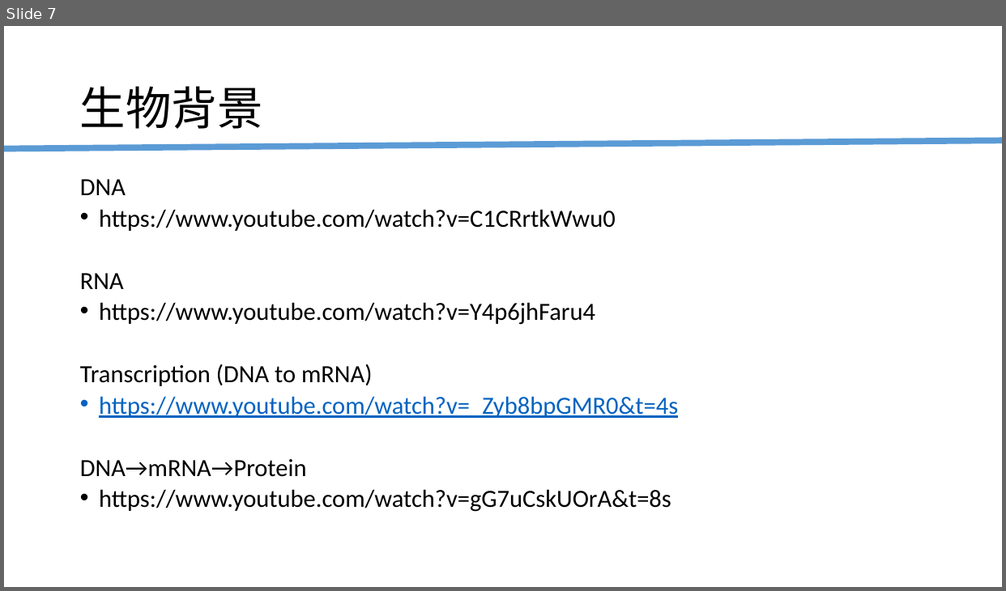
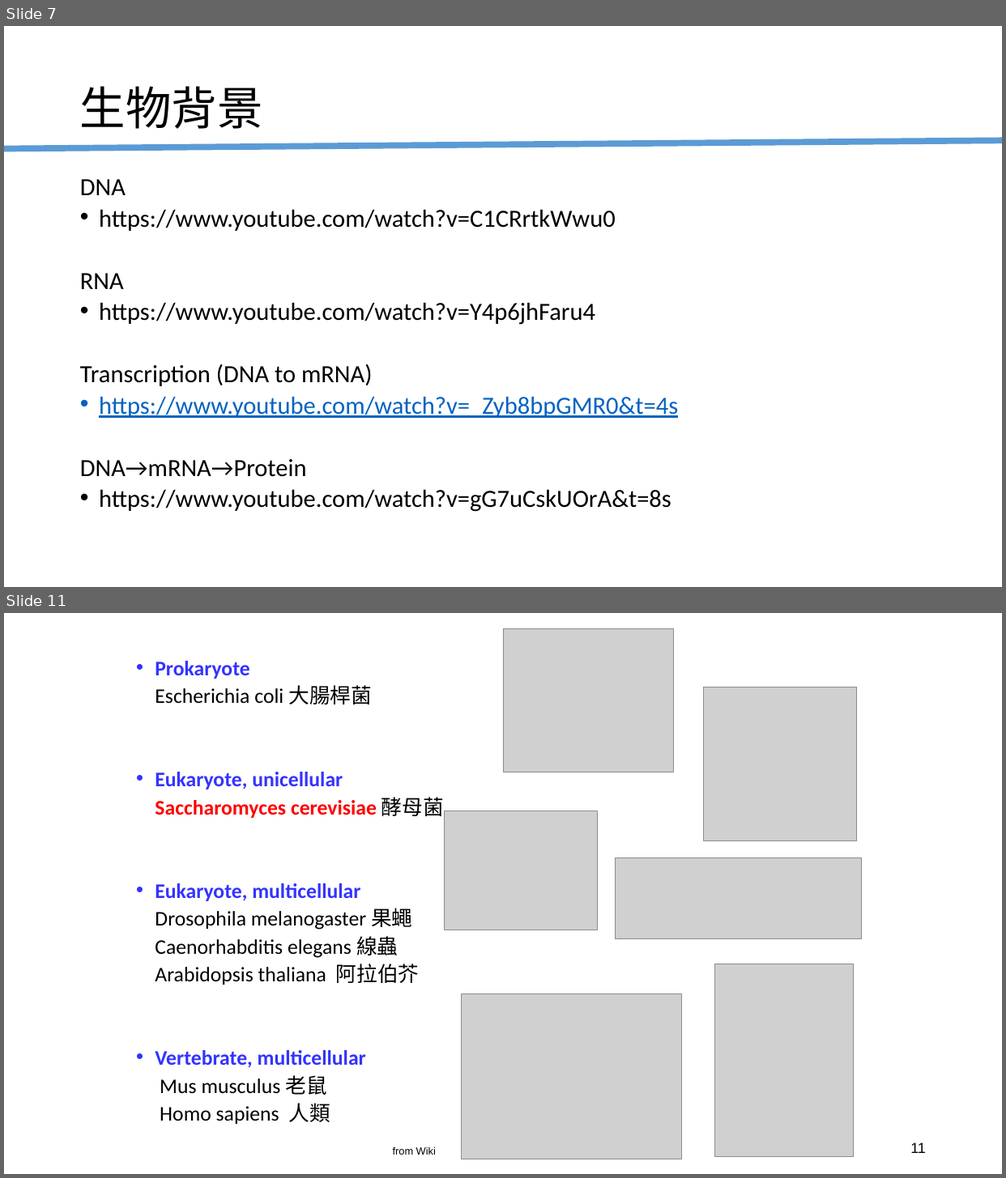
Before and after one commit to RyanCCJ/2022_Lab_Training, a slide deck: Homework/2022年暑期新生訓練成果project.pptx. Shown one above the other, each under a label of ours: slide 7 before the commit, slides 7 and 11 after it; the slides between them are not shown. The pictures are 1006x591 and 1006x1178 pixels, drawn with LibreOffice and Linux fonts; fonts in the diff are those of the drawing; grey boxes stand for pictures. Boxes give left, top, right and bottom in pixels: in the first picture for what was removed or moved away, otherwise in the second. Text is boxed around its words. In the diff, an @@ line names an element or a change of style, - is before the commit and + after.

```diff
--- a/Homework/2022年暑期新生訓練成果project.pptx
+++ b/Homework/2022年暑期新生訓練成果project.pptx
@@ slide 11 added at bbox=[4, 613, 1002, 1174], background #FFFFFF @@
@@ picture added at bbox=[503, 628, 674, 773] @@
@@ text added at bbox=[155, 661, 444, 1124], 20 pt, text #000000 @@
+• Prokaryote
+Escherichia coli 大腸桿菌
+• Eukaryote, unicellular
+Saccharomyces cerevisiae 酵母菌
+• Eukaryote, multicellular
+Drosophila melanogaster 果蠅
+Caenorhabditis elegans 線蟲
+Arabidopsis thaliana 阿拉伯芥
+• Vertebrate, multicellular
+Mus musculus 老鼠
+Homo sapiens 人類
@@ picture added at bbox=[703, 687, 857, 841] @@
@@ picture added at bbox=[444, 811, 598, 931] @@
@@ picture added at bbox=[615, 858, 861, 939] @@
@@ picture added at bbox=[714, 964, 853, 1157] @@
@@ picture added at bbox=[462, 994, 681, 1160] @@
@@ text added at bbox=[393, 1147, 436, 1155], 10 pt, text #000000 @@
+from Wiki
@@ page number added at bbox=[910, 1143, 926, 1153], 14 pt, text #000000 @@
+11
```
Also in this commit, not shown: 4 slides changed, 6 other slides added.
